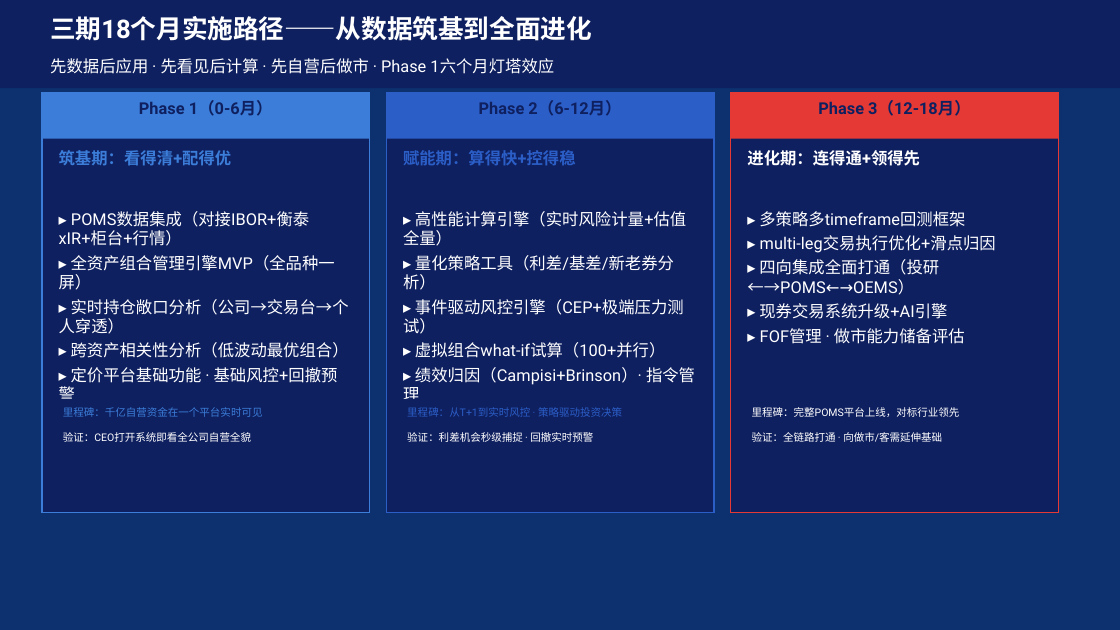
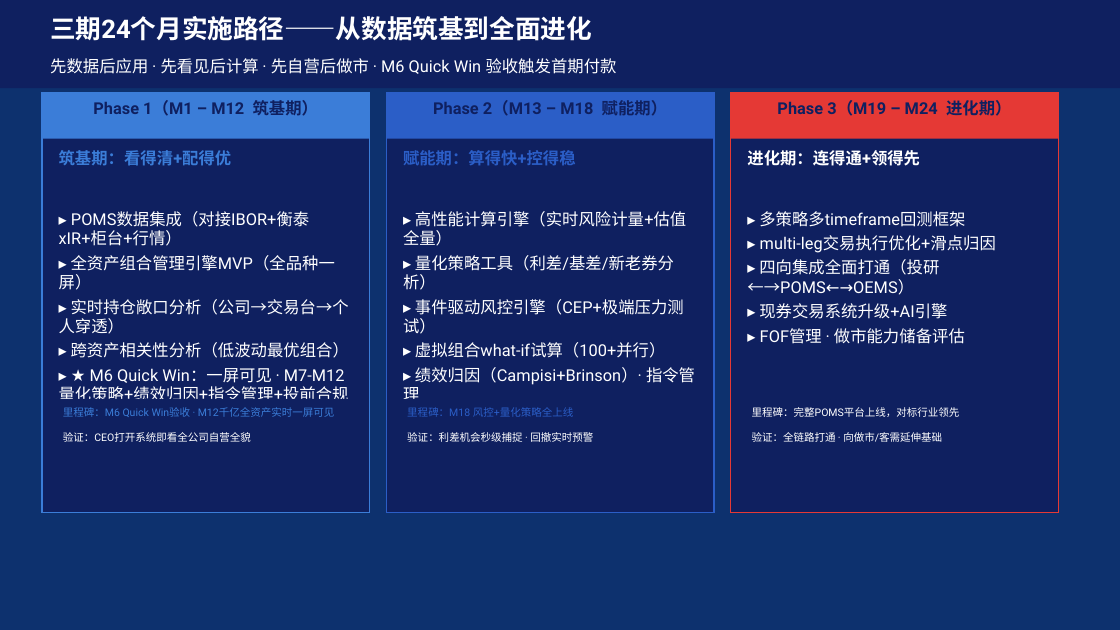
Before and after one commit to BellyFish99/ficc-projDocs, a slide deck: slide 33 of gy/gy_ppt.pptx. Drawn at 1120x630 pixels with LibreOffice and Linux fonts; fonts in the diff are those of the drawing; background and template pictures are left out. Boxes give left, top, right and bottom in pixels: in the first picture for what was removed or moved away, otherwise in the second. Text is boxed around its words. In the diff, an @@ line names an element or a change of style, - is before the commit and + after.

```diff
--- a/gy/gy_ppt.pptx
+++ b/gy/gy_ppt.pptx
@@ text at [50, 16, 592, 41]: text changed @@
-三期18个月实施路径——从数据筑基到全面进化
+三期24个月实施路径——从数据筑基到全面进化
@@ text at [50, 58, 617, 74]: text changed @@
-先数据后应用 · 先看见后计算 · 先自营后做市 · Phase 1六个月灯塔效应
+先数据后应用 · 先看见后计算 · 先自营后做市 · M6 Quick Win 验收触发首期付款
@@ text at [93, 100, 318, 116]: text changed @@
-Phase 1（0-6月）
+Phase 1（M1 – M12 筑基期）
@@ text at [433, 100, 667, 116]: text changed @@
-Phase 2（6-12月）
+Phase 2（M13 – M18 赋能期）
@@ text at [777, 100, 1011, 116]: text changed @@
-Phase 3（12-18月）
+Phase 3（M19 – M24 进化期）
@@ text at [59, 368, 349, 399]: text changed @@
-▸ 定价平台基础功能 · 基础风控+回撤预警
+▸ ★ M6 Quick Win：一屏可见 · M7-M12量化策略+绩效归因+指令管理+投前合规
@@ text at [63, 407, 335, 417]: text changed @@
-里程碑：千亿自营资金在一个平台实时可见
+里程碑：M6 Quick Win验收 · M12千亿全资产实时一屏可见
@@ text at [407, 407, 574, 417]: text changed @@
-里程碑：从T+1到实时风控 · 策略驱动投资决策
+里程碑：M18 风控+量化策略全上线
```
Also in this commit, not shown: 3 other slides changed, 1 other file.
